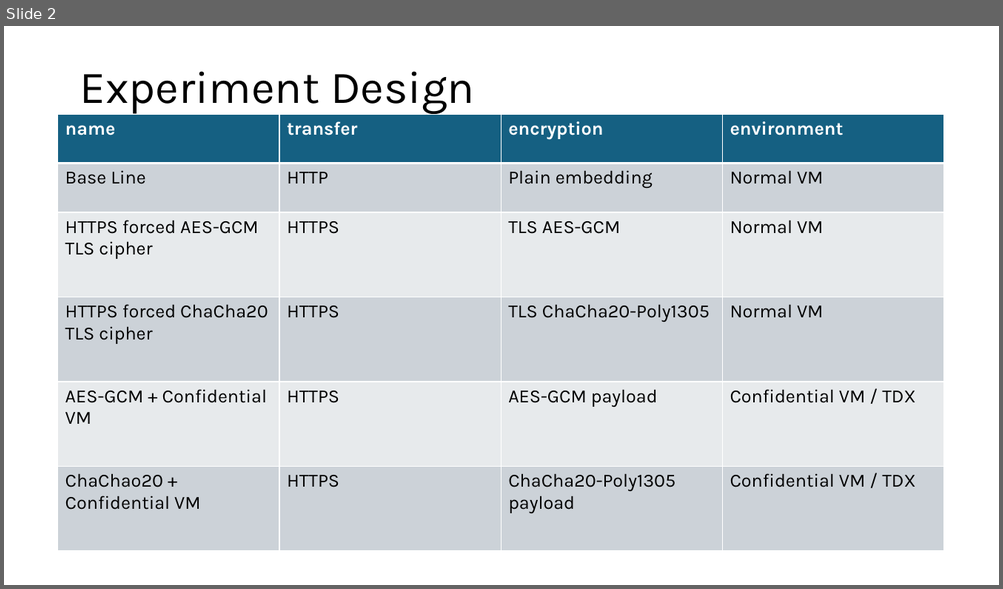
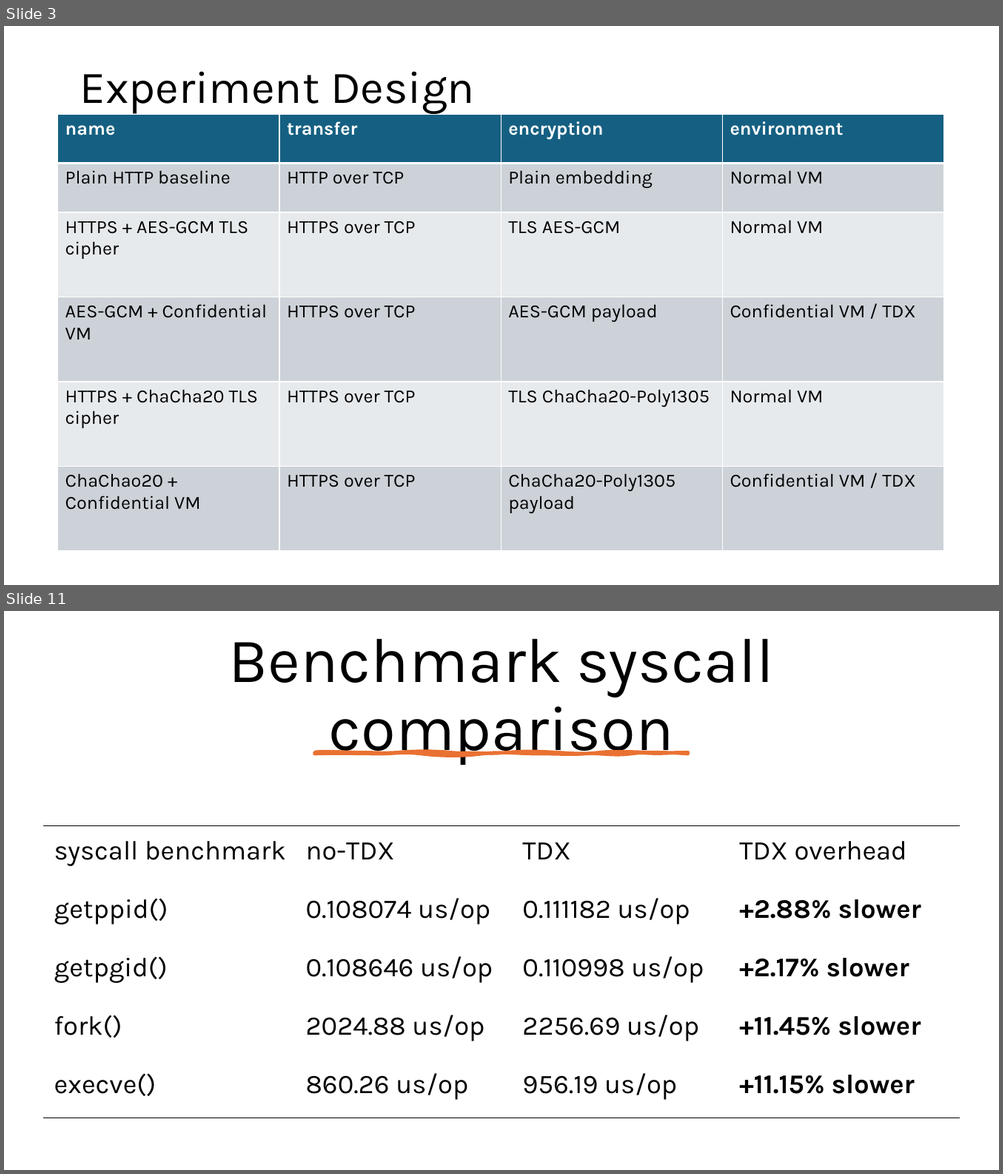
Before and after one commit to YMa10-ACS/CT5195-Master-capstone, a slide deck: Records/experiment.pptx. Shown one above the other, each under a label of ours: slide 2 before the commit, slides 3 and 11 after it; the slides between them are not shown. The pictures are 1003x589 and 1003x1174 pixels, drawn with LibreOffice and Linux fonts; fonts in the diff are those of the drawing. Boxes give left, top, right and bottom in pixels: in the first picture for what was removed or moved away, otherwise in the second. Text is boxed around its words. In the diff, an @@ line names an element or a change of style, - is before the commit and + after.

```diff
--- a/Records/experiment.pptx
+++ b/Records/experiment.pptx
@@ slide 11 added at (4,611,999,1170), background #FFFFFF @@
@@ title added at (229,638,774,765), 61 pt, text #000000 @@
+Benchmark syscall comparison
@@ freeform shape added at (314,753,688,755), fill #E97132, outline #E97132 3.25 pt @@
@@ table added at (43,826,961,1119), 5 rows, 4 columns @@
+syscall benchmark | no-TDX | TDX | TDX overhead
+getppid() | 0.108074 us/op | 0.111182 us/op | +2.88% slower
+getpgid() | 0.108646 us/op | 0.110998 us/op | +2.17% slower
+fork() | 2024.88 us/op | 2256.69 us/op | +11.45% slower
+execve() | 860.26 us/op | 956.19 us/op | +11.15% slower
@@ what was slide 2 is now slide 3 @@
@@ slide 3 changed as well @@
@@ table at (58,114,944,551) @@
-row 2, column 1: Base Line
+row 2, column 1: Plain HTTP baseline
-row 2, column 2: HTTP
+row 2, column 2: HTTP over TCP
-row 3, column 1: HTTPS forced AES-GCM TLS cipher
+row 3, column 1: HTTPS + AES-GCM TLS cipher
-row 3, column 2: HTTPS
+row 3, column 2: HTTPS over TCP
-row 4: HTTPS forced ChaCha20 TLS cipher | HTTPS | TLS ChaCha20-Poly1305 | Normal VM
+row 4: AES-GCM + Confidential VM | HTTPS over TCP | AES-GCM payload | Confidential VM / TDX
-row 5: AES-GCM + Confidential VM | HTTPS | AES-GCM payload | Confidential VM / TDX
+row 5: HTTPS + ChaCha20 TLS cipher | HTTPS over TCP | TLS ChaCha20-Poly1305 | Normal VM
-row 6, column 2: HTTPS
+row 6, column 2: HTTPS over TCP
```
Also in this commit, not shown: 1 other slide changed, 12 other slides added, 1 slide removed, 1 other file.
